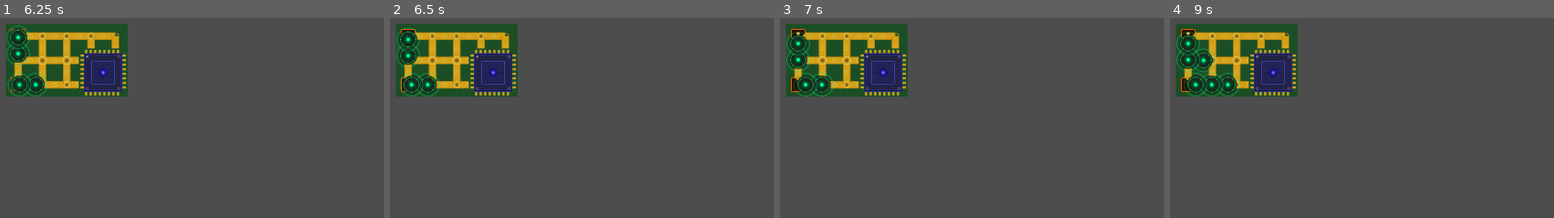
Above: before the commit, frames 1-4 (left to right).
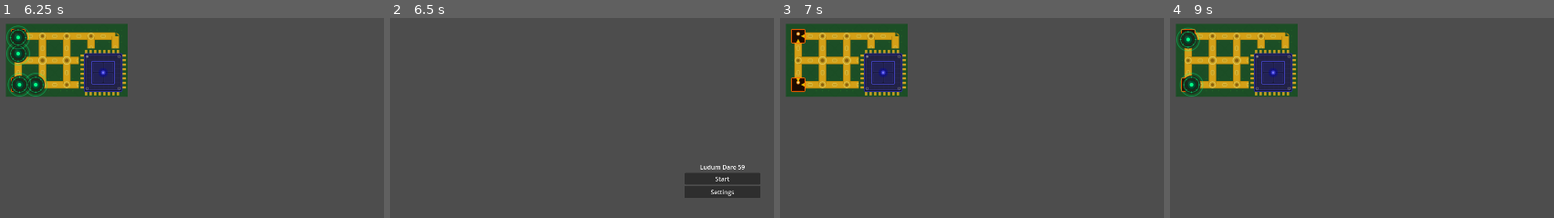
Above: after the commit, the same moments.

Repository: ProfessorLayton322/ldjam_59
Game: Godot game, scene res://scenes/menu.tscn
The game is run twice, just before and just after one commit, with the same random seed, the same clock (stepped at 60 frames per second) and the same inputs.
Inputs (mouse positions are in pixels of both pictures, inside the frame that each line leads up to):
- Up to frame 1 (6.25 s): click "Settings" at 0.5 s; click "Back" at 1.25 s; click "Start" at 2 s; tap Enter at 2.75, 2.85, 4.35, 5.85 s; move the mouse to (outside the picture) at 2.77 s; click (outside the picture) at 2.92 s; tap Space at 3.5 s; move the mouse to (188, 212) at 3.52 s; tap Keypad Enter at 3.6, 5.1 s; click (188, 212) at 3.67 s; move the mouse to (outside the picture) at 4.27 s; click (outside the picture) at 4.42 s; move the mouse to (outside the picture) at 5.02 s; click (outside the picture) at 5.17 s; move the mouse to (outside the picture) at 5.77 s; click (outside the picture) at 5.92 s
- Up to frame 2 (6.5 s): tap Escape (ui_cancel) at 6.4 s
- Up to frame 3 (7 s): click (1114, 178) at 6.5 s, where only the run after the commit has a clickable "Start"
- Up to frame 4 (9 s): move the mouse to (1285, 130) at 7.27 s; tap Keypad Enter at 7.35, 8.85 s; click (1285, 130) at 7.42 s; move the mouse to (1538, 192) at 8.02 s; tap Enter at 8.1 s; click (1538, 192) at 8.17 s; move the mouse to (1392, 88) at 8.77 s; click (1392, 88) at 8.92 s

Frame 1 is identical in both runs. In frame 2, 14% of the frame differs, in the area x 1-97%, y 2-90%; in frame 3, 1.5%; in frame 4, 2.3%.

Commit message:
Add a scene quit on Esc

Diff:
--- a/ludum-dare-59/scripts/demo.gd
+++ b/ludum-dare-59/scripts/demo.gd
@@ -14,6 +14,11 @@
 
 var _graph: Graph
 var _tiles_by_node_id: Dictionary = {}
+
+
+func _unhandled_input(event: InputEvent) -> void:
+	if event.is_action_pressed("ui_cancel"):
+		get_tree().change_scene_to_file("res://scenes/menu.tscn")
 
 
 func _ready() -> void:
--- a/ludum-dare-59/scripts/menu.gd
+++ b/ludum-dare-59/scripts/menu.gd
@@ -12,3 +12,8 @@
 
 func _on_settings_pressed() -> void:
 	get_tree().change_scene_to_file("res://scenes/settings.tscn")
+
+
+func _unhandled_input(event: InputEvent) -> void:
+	if event.is_action_pressed("ui_cancel"):
+		get_tree().quit()
--- a/ludum-dare-59/scripts/settings.gd
+++ b/ludum-dare-59/scripts/settings.gd
@@ -21,6 +21,11 @@
 	get_tree().change_scene_to_file("res://scenes/menu.tscn")
 
 
+func _unhandled_input(event: InputEvent) -> void:
+	if event.is_action_pressed("ui_cancel"):
+		get_tree().change_scene_to_file("res://scenes/menu.tscn")
+
+
 func _on_resolution_changed(_res: ResolutionManager.Resolution) -> void:
 	_update_buttons()
 
Not shown, changed: ludum-dare-59/CLAUDE.md
